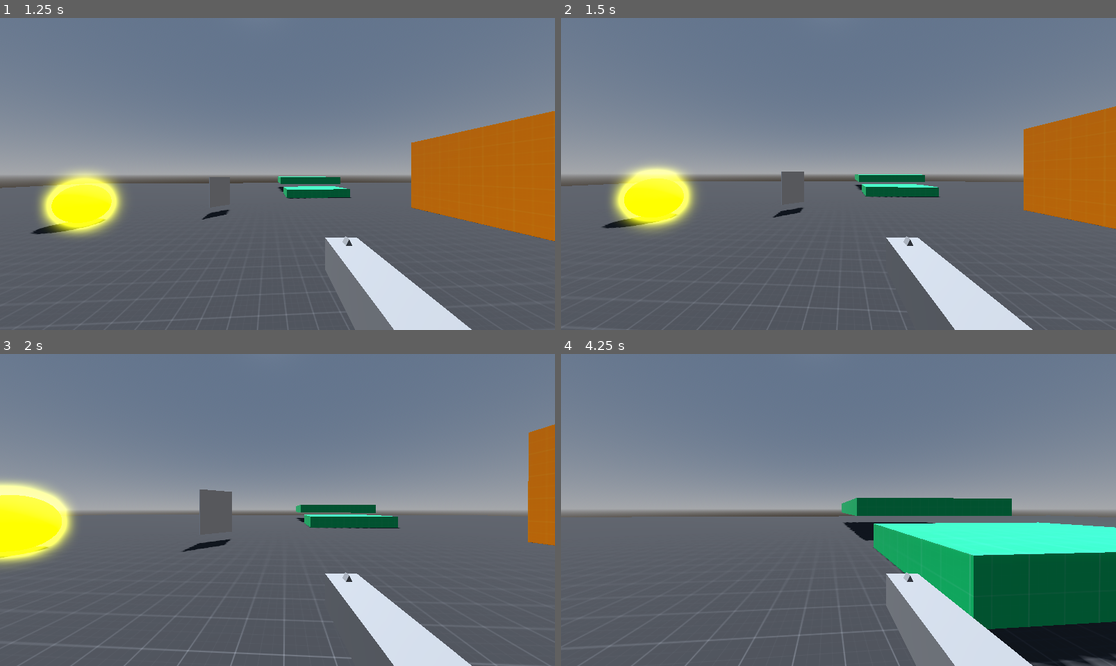
Above: before the commit, frames 1-4 (two rows, left to right).
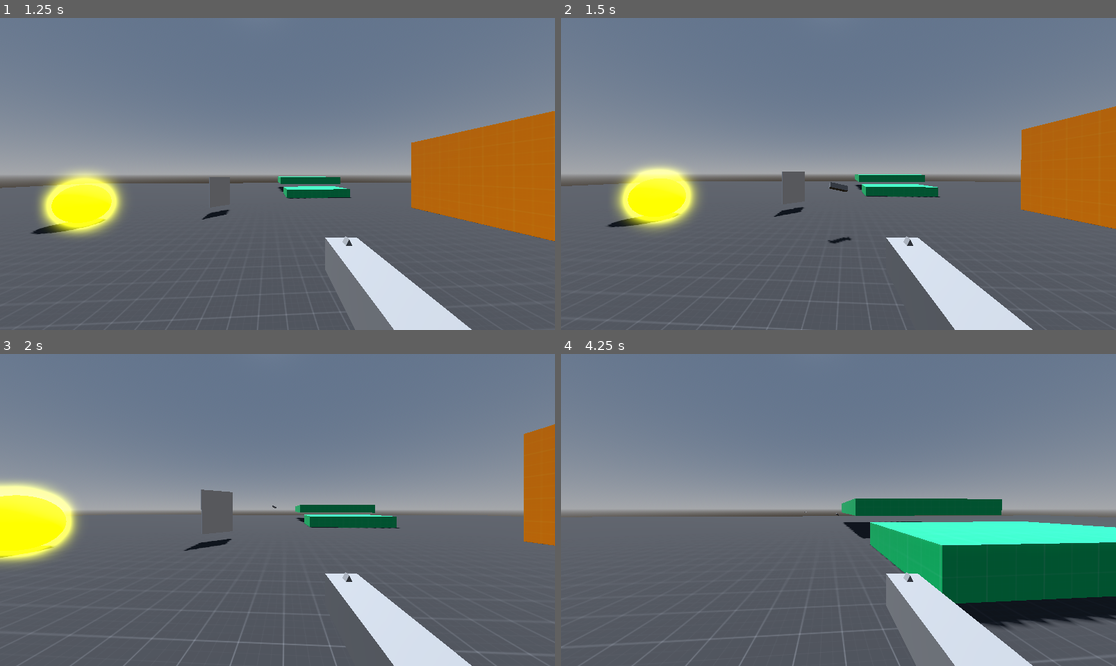
Above: after the commit, the same moments.

Repository: sam0622/fps
Game: Godot game, scene res://src/levels/testing_ground.tscn
The game is run twice, just before and just after one commit, with the same random seed, the same clock (stepped at 60 frames per second) and the same inputs.
Inputs (mouse positions are in pixels of both pictures, inside the frame that each line leads up to):
- Up to frame 1 (1.25 s): move the mouse to (305, 174) at 0.52 s; press the mouse at (305, 174) at 0.53 s; hold W (moveUp) from 0.53 s (still down); tap Space (Jump) at 0.77 s
- Up to frame 2 (1.5 s): keep holding W (moveUp); move the mouse to (810, 174) at 1.27 s; release the mouse at (810, 174) at 1.28 s; click (810, 174) at 1.35 s
- Up to frame 3 (2 s): keep holding W (moveUp); tap Space (Jump) at 1.52 s
- Up to frame 4 (4.25 s): keep holding W (moveUp); move the mouse to (849, 503) at 2.02 s; press the mouse at (849, 503) at 2.03 s; move the mouse to (832, 516) at 2.77 s; release the mouse at (832, 516) at 2.78 s; click (832, 516) at 2.85 s; tap Space (Jump) at 3.02, 3.77 s; move the mouse to (877, 513) at 3.52 s; press the mouse at (877, 513) at 3.53 s

Frame 1 is identical in both runs. In frame 2, 1.0% of the frame differs, in the area x 7-98%, y 35-100%; in frame 3, 1.3%; in frame 4, 7.0%, in the area x 10-100%, y 46-100%.

Commit message:
working on throwing guns

Diff:
--- a/project.godot
+++ b/project.godot
@@ -20,7 +20,6 @@
 
 [editor]
 
-version_control/plugin_name="GitPlugin"
 version_control/autoload_on_startup=true
 
 [editor_plugins]
@@ -31,6 +30,7 @@
 
 player=""
 enemy=""
+shootable=""
 
 [input]
 
--- a/src/levels/testing_ground.tscn
+++ b/src/levels/testing_ground.tscn
@@ -30,7 +30,7 @@
 [sub_resource type="SphereShape3D" id="SphereShape3D_0f478"]
 radius = 1.0
 
-[node name="Node3d" type="Node3D"]
+[node name="Main" type="Node3D"]
 
 [node name="WorldEnvironment" type="WorldEnvironment" parent="."]
 environment = SubResource("Environment_l5pxq")
--- a/src/scenes/guns/gun.tscn
+++ b/src/scenes/guns/gun.tscn
@@ -1,6 +1,6 @@
 [gd_scene load_steps=7 format=3 uid="uid://b04ta5xdlql6k"]
 
-[ext_resource type="Script" uid="uid://hardpka2ghju" path="res://src/scripts/classes/guns/gun.gd" id="1_4oid1"]
+[ext_resource type="Script" uid="uid://hardpka2ghju" path="res://src/scripts/classes/gun.gd" id="1_4oid1"]
 [ext_resource type="Script" uid="uid://dwihrndygdwxr" path="res://addons/LineRenderer/line_renderer.gd" id="2_4oid1"]
 [ext_resource type="Material" uid="uid://c1uh3h4vq3qsh" path="res://assets/resources/bullet_trail.tres" id="2_d1pt8"]
 
@@ -13,6 +13,13 @@
 
 [node name="Gun" type="Node3D"]
 script = ExtResource("1_4oid1")
+ammo = 1
+damage = null
+fire_cooldown = null
+throw_velocity = 50.0
+throw_damage = null
+fire_mode = null
+position_offset = null
 metadata/_custom_type_script = "uid://hardpka2ghju"
 
 [node name="Cooldown" type="Timer" parent="."]
--- /dev/null
+++ b/src/scenes/guns/thrown_gun.tscn
@@ -0,0 +1,16 @@
+[gd_scene load_steps=3 format=3 uid="uid://cojbjlwm2w1kh"]
+
+[ext_resource type="Script" uid="uid://cxjtpy6rrn0fr" path="res://src/scripts/classes/thrown_gun.gd" id="1_t4scm"]
+
+[sub_resource type="PhysicsMaterial" id="PhysicsMaterial_t4scm"]
+absorbent = true
+
+[node name="ThrownGun" type="RigidBody3D"]
+physics_material_override = SubResource("PhysicsMaterial_t4scm")
+script = ExtResource("1_t4scm")
+
+[node name="Model" type="MeshInstance3D" parent="."]
+
+[node name="Collider" type="CollisionShape3D" parent="."]
+
+[connection signal="body_entered" from="." to="." method="_on_body_entered"]
--- a/src/scenes/player/player.tscn
+++ b/src/scenes/player/player.tscn
@@ -15,10 +15,10 @@
 script = ExtResource("1_1w47b")
 gun = ExtResource("2_qopur")
 
-[node name="CollisionShape3d" type="CollisionShape3D" parent="."]
+[node name="Collider" type="CollisionShape3D" parent="."]
 shape = SubResource("CapsuleShape3D_emkox")
 
-[node name="MeshInstance3d" type="MeshInstance3D" parent="."]
+[node name="Model" type="MeshInstance3D" parent="."]
 cast_shadow = 0
 mesh = SubResource("CapsuleMesh_6b3ky")
 
@@ -33,3 +33,6 @@
 
 [node name="RayCast3D" type="RayCast3D" parent="Head/Camera3d"]
 target_position = Vector3(0, 0, -1000)
+
+[node name="ThrowMarker" type="Marker3D" parent="Head/Camera3d"]
+transform = Transform3D(1, 0, 0, 0, 1, 0, 0, 0, 1, 0, -0.465439, -0.369398)
--- a/src/scripts/classes/guns/gun.gd
+++ b/src/scripts/classes/gun.gd
@@ -34,6 +34,7 @@
 
 var can_shoot: bool
 var state: GunState
+var thrown_gun_scene := preload("uid://cojbjlwm2w1kh")
 
 @onready var cooldown := $Cooldown
 @onready var player := get_tree().get_first_node_in_group("player") as Player
@@ -112,7 +113,9 @@
 
 
 func throw():
-	pass
+	var thrown := thrown_gun_scene.instantiate() as ThrownGun
+	thrown.create(throw_damage, throw_velocity, $GunModel)
+	player.add_child(thrown)
 
 
 func _on_cooldown_timeout() -> void:
--- a/src/scripts/classes/player.gd
+++ b/src/scripts/classes/player.gd
@@ -13,7 +13,9 @@
 var equipped_gun: Gun
 
 @onready var camera := get_viewport().get_camera_3d()
-@onready var ray := $Head/Camera3d/RayCast3D
+@onready var gun_marker := camera.get_node("GunMarker")
+@onready var throw_marker := camera.get_node("ThrowMarker")
+@onready var ray := camera.get_node("RayCast3D")
 
 
 func _ready() -> void:
@@ -66,7 +68,7 @@
 	if gun:
 		var instance := gun.instantiate()
 		$Head/Camera3d/GunMarker.add_child(instance)
-		equipped_gun = get_node_or_null("Head/Camera3d/GunMarker/Gun")
+		equipped_gun = camera.get_node_or_null("GunMarker/Gun")
 		print(get_tree_string_pretty())
 
 
--- a/src/scripts/classes/thrown_gun.gd
+++ b/src/scripts/classes/thrown_gun.gd
@@ -4,14 +4,17 @@
 var active := true
 var damage: int
 var velocity: float
-var model: Mesh
+var collider: Shape3D
+var model: MeshInstance3D
 var model_material: BaseMaterial3D
+var bounced := false
 
+@onready var player := get_parent() as Player
 
-func _init(
+func create(
 	damage: int,
 	velocity: float,
-	model: Mesh,
+	model: MeshInstance3D,
 	model_material: BaseMaterial3D = null
 ) -> void:
 	self.damage = damage
@@ -21,12 +24,30 @@
 
 
 func _ready() -> void:
-	$Model.mesh = model
-	$Collider.shape = $Model.create_convex_collision()
-	self.add_constant_central_force(Vector3(velocity, 0, 0))
+	$Model.mesh = model.mesh
+	var shape := ConvexPolygonShape3D.new()
+	shape.points = model.mesh.get_faces()
+	$Collider.shape = shape
+	global_position = player.throw_marker.global_position
+	rotation.z = player.equipped_gun.rotation.z
+	apply_central_impulse(-global_transform.basis.z * velocity)
+	self.angular_velocity = Vector3(randf_range(-5, 5), randf_range(-5, 5), randf_range(-5, 5))
 
 
 func _on_body_entered(body: Node) -> void:
+	angular_velocity = Vector3.ZERO
 	if active:
 		if body.is_in_group("enemy"):
 			body.hit(damage, GameManager.DamageTypes.BLUNT)
+
+	if bounced:
+			# On second impact kill velocity
+			active = false
+			linear_velocity = Vector3.ZERO
+			angular_velocity = Vector3.ZERO
+			sleeping = true
+			await get_tree().create_timer(10.0).timeout
+			queue_free()
+	else:
+		bounced = true
+		linear_velocity *= 0.7
Renamed: src/scripts/classes/guns/gun.gd.uid -> src/scripts/classes/gun.gd.uid
